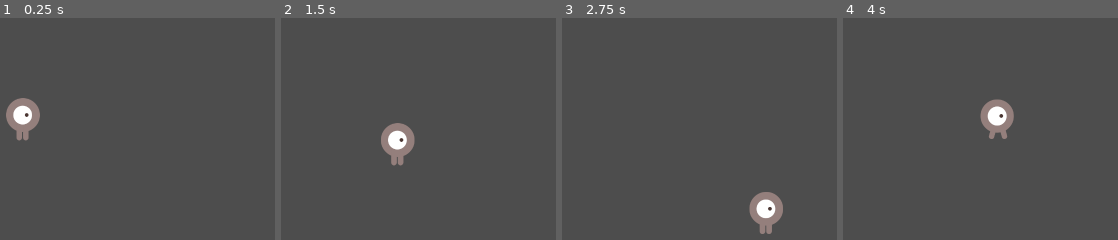
Above: before the commit, frames 1-4 (left to right).
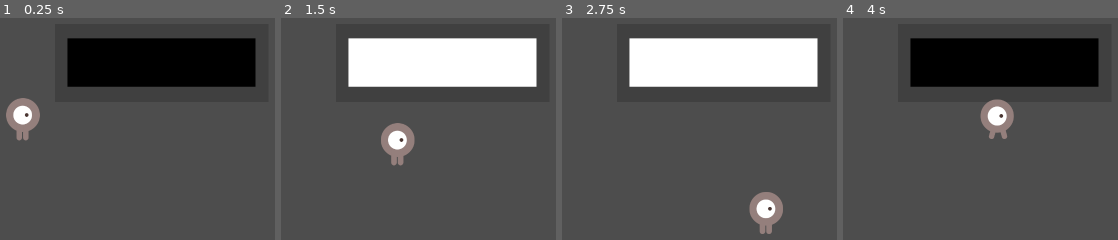
Above: after the commit, the same moments.

Repository: rknm-cell/over_employed
Game: Godot game, scene res://main_room.tscn
Same seed, same stepped clock (60 frames per second), same inputs: the game is played once before the commit and once after it.
Inputs:
- Up to frame 1 (0.25 s): no input
- Up to frame 2 (1.5 s): tap Enter (ui_accept) at 0.5, 1.35 s; hold D (move_right) 0.53-1.28 s; hold Enter (ui_accept) 0.53-1.28 s; tap Space (computer_activate, bound only after the commit) at 0.6 s; hold S (move_down) from 1.28 s (still down)
- Up to frame 3 (2.75 s): tap Enter (ui_accept) at 1.52, 1.82 s; tap Space (computer_activate, bound only after the commit) at 1.55, 2.1 s; release S (move_down) at 2.03 s; hold D (move_right) from 2.03 s (still down); hold Enter (ui_accept) from 2.03 s (still down)
- Up to frame 4 (4 s): release D (move_right) at 2.78 s; release Enter (ui_accept) at 2.78 s; hold W (move_up) 2.78-3.53 s; tap Space (computer_activate, bound only after the commit) at 2.85 s; tap Enter (ui_accept) at 3.02, 3.32 s; hold A (move_left) from 3.53 s (still down); hold Enter (ui_accept) from 3.53 s (still down)

The runs differ from the first frame. In frame 1, 15% of the frame differs, in the area x 24-94%, y 9-32%; in frame 2, 15%; in frame 3, 15%; in frame 4, 15%.

Commit message:
added computer interaction

Diff:
--- /dev/null
+++ b/over_employed/computer.gd
@@ -0,0 +1,34 @@
+extends StaticBody2D
+
+@onready var sprite = $Sprite2D
+@export var pc_off_texture: Texture2D = preload("res://art/pc_0000_pc_off.png")
+@export var pc_on_texture: Texture2D = preload("res://art/pc_0001_pc_on.png")
+
+var player_in_range = false
+var is_on = false
+
+func _ready():
+	sprite.texture = pc_off_texture
+	print("Computer ready - waiting for interaction")
+
+func _input(event):
+	if event.is_action_pressed("interact") and player_in_range:
+		print("Interact key pressed while in range!")
+		computer_activate()
+	elif event.is_action_pressed("interact"):
+		print("Interact pressed but player not in range")
+
+func computer_activate():
+	is_on = !is_on
+	sprite.texture = pc_on_texture if is_on else pc_off_texture
+	print("Computer activated! State: ", "ON" if is_on else "OFF")
+
+func _on_body_entered(body):
+	if body.is_in_group("player"):
+		player_in_range = true
+		print("Player entered interaction range")
+
+func _on_body_exited(body):
+	if body.is_in_group("player"):
+		player_in_range = false
+		print("Player left interaction range")
--- /dev/null
+++ b/over_employed/computer.tscn
@@ -0,0 +1,29 @@
+[gd_scene load_steps=5 format=3 uid="uid://du62ifw2l32gs"]
+
+[ext_resource type="Texture2D" uid="uid://pokhcu3fr6n2" path="res://art/pc_0000_pc_off.png" id="1_2p3k8"]
+[ext_resource type="Script" uid="uid://c4jl4ifhhr4jd" path="res://computer.gd" id="1_vu6j8"]
+
+[sub_resource type="RectangleShape2D" id="RectangleShape2D_4q3hy"]
+size = Vector2(687, 199)
+
+[sub_resource type="RectangleShape2D" id="RectangleShape2D_inter"]
+size = Vector2(685, 244)
+
+[node name="Computer" type="StaticBody2D"]
+script = ExtResource("1_vu6j8")
+
+[node name="Sprite2D" type="Sprite2D" parent="."]
+texture = ExtResource("1_2p3k8")
+
+[node name="CollisionShape2D" type="CollisionShape2D" parent="."]
+position = Vector2(2.5, -23.5)
+shape = SubResource("RectangleShape2D_4q3hy")
+
+[node name="InteractionArea" type="Area2D" parent="."]
+
+[node name="CollisionShape2D" type="CollisionShape2D" parent="InteractionArea"]
+position = Vector2(1.5, -1)
+shape = SubResource("RectangleShape2D_inter")
+
+[connection signal="body_entered" from="InteractionArea" to="." method="_on_body_entered"]
+[connection signal="body_exited" from="InteractionArea" to="." method="_on_body_exited"]
--- a/over_employed/main_room.tscn
+++ b/over_employed/main_room.tscn
@@ -1,6 +1,7 @@
-[gd_scene load_steps=4 format=3 uid="uid://dqqm47swns33n"]
+[gd_scene load_steps=5 format=3 uid="uid://dqqm47swns33n"]
 
 [ext_resource type="PackedScene" uid="uid://ctec5h0a7ixy1" path="res://player.tscn" id="1_mi4c6"]
+[ext_resource type="PackedScene" uid="uid://du62ifw2l32gs" path="res://computer.tscn" id="2_vu6j8"]
 
 [sub_resource type="RectangleShape2D" id="RectangleShape2D_77bs5"]
 size = Vector2(3456, 32)
@@ -11,6 +12,7 @@
 [node name="MainRoom" type="Node2D"]
 
 [node name="Player" parent="." instance=ExtResource("1_mi4c6")]
+z_index = 1
 position = Vector2(576, 324)
 
 [node name="WallTop" type="StaticBody2D" parent="."]
@@ -36,3 +38,6 @@
 
 [node name="CollisionShape2D" type="CollisionShape2D" parent="WallRight"]
 shape = SubResource("RectangleShape2D_the2v")
+
+[node name="Computer" parent="." instance=ExtResource("2_vu6j8")]
+position = Vector2(1020, 144)
--- a/over_employed/player.gd
+++ b/over_employed/player.gd
@@ -3,8 +3,10 @@
 @export var speed: float = 400.0
 
 var screen_size: Vector2
+var current_interactable: Node2D = null
 
 func _ready():
+	add_to_group("player")
 	screen_size = get_viewport_rect().size
 
 func _physics_process(delta):
@@ -30,3 +32,24 @@
 
 	# Clamp position to stay inside screen
 	position = position.clamp(Vector2.ZERO, screen_size)
+
+func _input(event):
+	if event.is_action_pressed("ui_accept"):
+		print("Spacebar pressed!")
+		if current_interactable:
+			print("Interacting with object in range!")
+			if current_interactable.has_method("computer_activate"):
+				print("Activating computer!")
+				current_interactable.computer_activate()
+		else:
+			print("Nothing to interact with nearby")
+
+func _on_interactable_entered(area: Area2D):
+	if area.get_parent().has_method("computer_activate"):
+		current_interactable = area.get_parent()
+		print("Entered interaction range - Press spacebar to interact!")
+
+func _on_interactable_exited(area: Area2D):
+	if current_interactable and area.get_parent() == current_interactable:
+		current_interactable = null
+		print("Left interaction range")
--- a/over_employed/player.tscn
+++ b/over_employed/player.tscn
@@ -35,6 +35,9 @@
 radius = 54.0
 height = 138.0
 
+[sub_resource type="CircleShape2D" id="CircleShape2D_inter"]
+radius = 100.0
+
 [node name="Player" type="CharacterBody2D"]
 script = ExtResource("1_sweqy")
 
@@ -45,3 +48,11 @@
 [node name="CollisionShape2D" type="CollisionShape2D" parent="."]
 position = Vector2(0, 1)
 shape = SubResource("CapsuleShape2D_b26j0")
+
+[node name="InteractionDetector" type="Area2D" parent="."]
+
+[node name="CollisionShape2D" type="CollisionShape2D" parent="InteractionDetector"]
+shape = SubResource("CircleShape2D_inter")
+
+[connection signal="area_entered" from="InteractionDetector" to="." method="_on_interactable_entered"]
+[connection signal="area_exited" from="InteractionDetector" to="." method="_on_interactable_exited"]
--- a/over_employed/project.godot
+++ b/over_employed/project.godot
@@ -46,6 +46,11 @@
 , Object(InputEventKey,"resource_local_to_scene":false,"resource_name":"","device":-1,"window_id":0,"alt_pressed":false …(186 unchanged characters)…
 ]
 }
+computer_activate={
+"deadzone": 0.2,
+"events": [Object(InputEventKey,"resource_local_to_scene":false,"resource_name":"","device":0,"window_id":0,"alt_pressed":false,"shift_pressed":false,"ctrl_pressed":false,"meta_pressed":false,"pressed":false,"keycode":0,"physical_keycode":32,"key_label":0,"unicode":0,"location":0,"echo":false,"script":null)
+]
+}
 
 [rendering]
 
Binary file added: over_employed/art/pc_0000_pc_off.png
Not shown, added: over_employed/art/pc_0000_pc_off.png.import
Binary file added: over_employed/art/pc_0001_pc_on.png
Not shown, added: over_employed/art/pc_0001_pc_on.png.import
Not shown, added: over_employed/computer.gd.uid
Not shown, added: .DS_Store
Not shown, added: 3464028
Not shown, added: 6266825.jpeg
Not shown, changed: over_employed/.DS_Store
